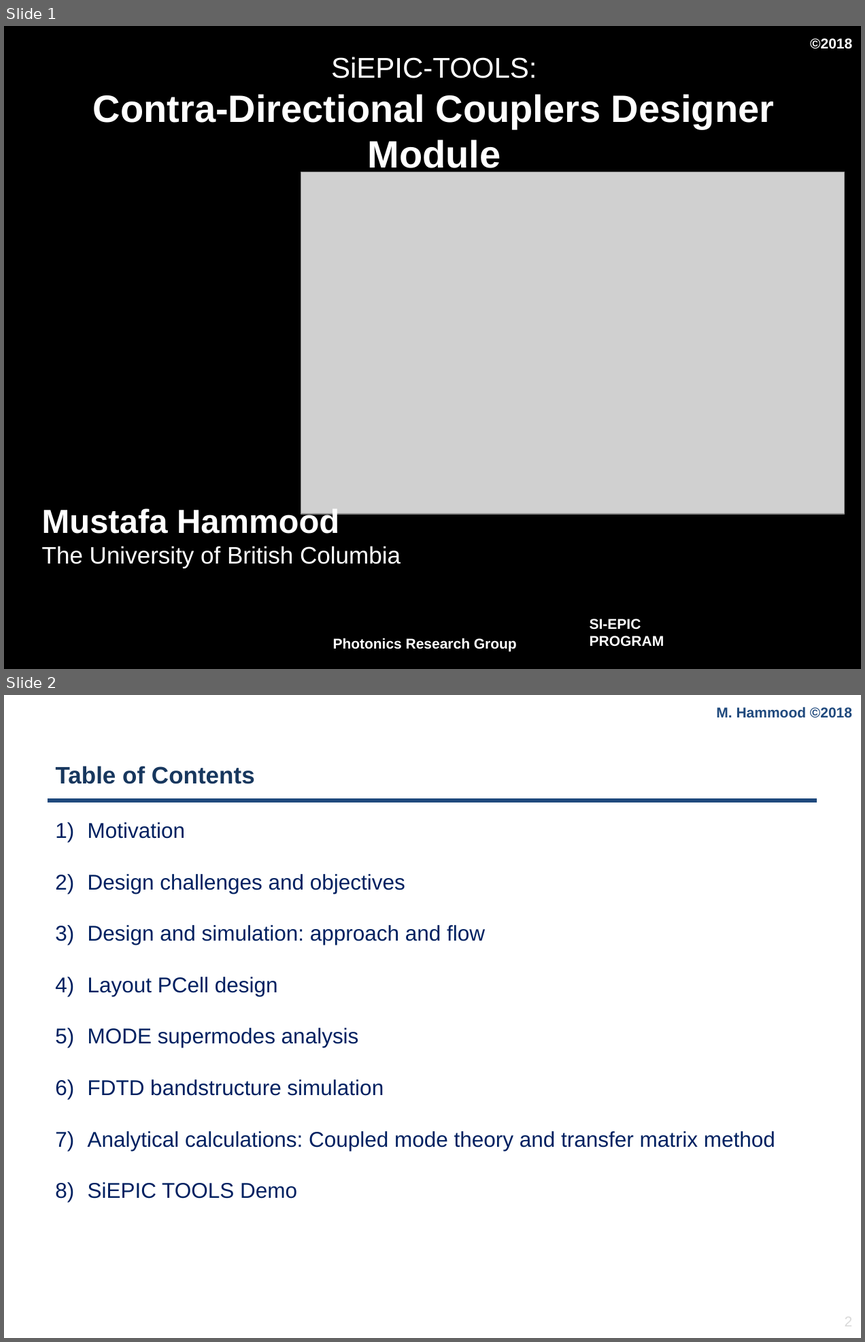
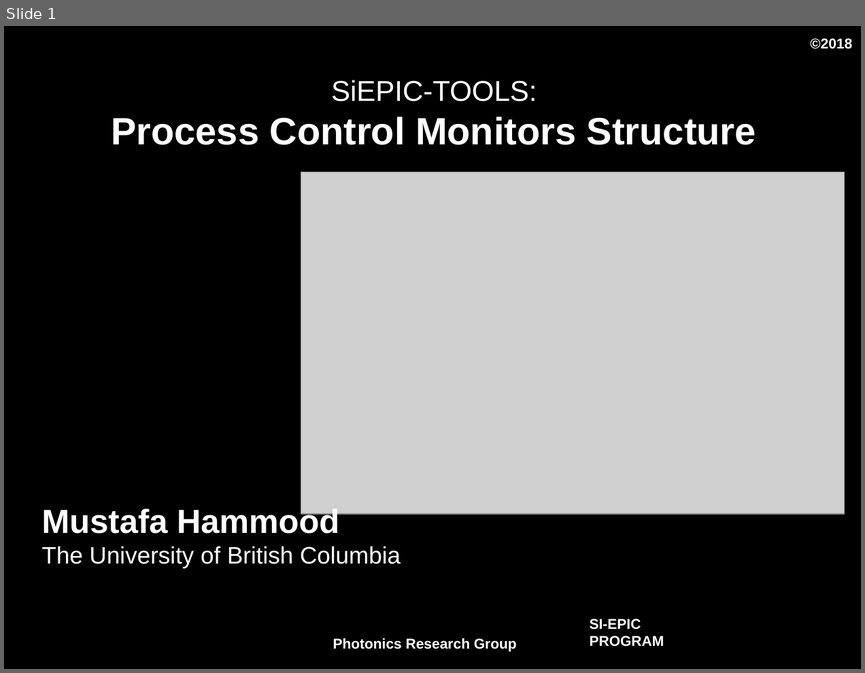
Before and after one commit to SiEPIC/SiEPIC_EBeam_PDK, a slide deck: PCM/PCM_intro.pptx. Shown one above the other, each under a label of ours: slides 1 and 2 before the commit, slide 1 after it. The pictures are 865x1342 and 865x673 pixels, drawn with LibreOffice and Linux fonts; fonts in the diff are those of the drawing; grey boxes stand for pictures; background and template pictures are left out. Boxes give left, top, right and bottom in pixels: in the first picture for what was removed or moved away, otherwise in the second. Text is boxed around its words. In the diff, an @@ line names an element or a change of style, - is before the commit and + after.

```diff
--- a/PCM/PCM_intro.pptx
+++ b/PCM/PCM_intro.pptx
@@ slide 2 removed at [4,695,861,1338], background #FFFFFF; not listed: 2 template elements that a slide beside it also shows @@
@@ text removed at [716,707,852,718] @@
-M. Hammood ©2018
@@ title removed at [56,766,255,784] @@
-Table of Contents
@@ line removed from (48, 800) to (817, 800) @@
@@ text removed at [88,822,775,1198] @@
-1) Motivation
-2) Design challenges and objectives
-3) Design and simulation: approach and flow
-4) Layout PCell design
-5) MODE supermodes analysis
-6) FDTD bandstructure simulation
-7) Analytical calculations: Coupled mode theory and transfer matrix method
-8) SiEPIC TOOLS Demo
@@ page number removed at [844,1313,853,1329] @@
-2
@@ slide 1 changed as well @@
@@ title at [111,80,756,145]: text changed @@
-SiEPIC-TOOLS:
-Contra-Directional Couplers Designer Module
+SiEPIC-TOOLS:
+Process Control Monitors Structure
```
Also in this commit, not shown: 2 slides added.
